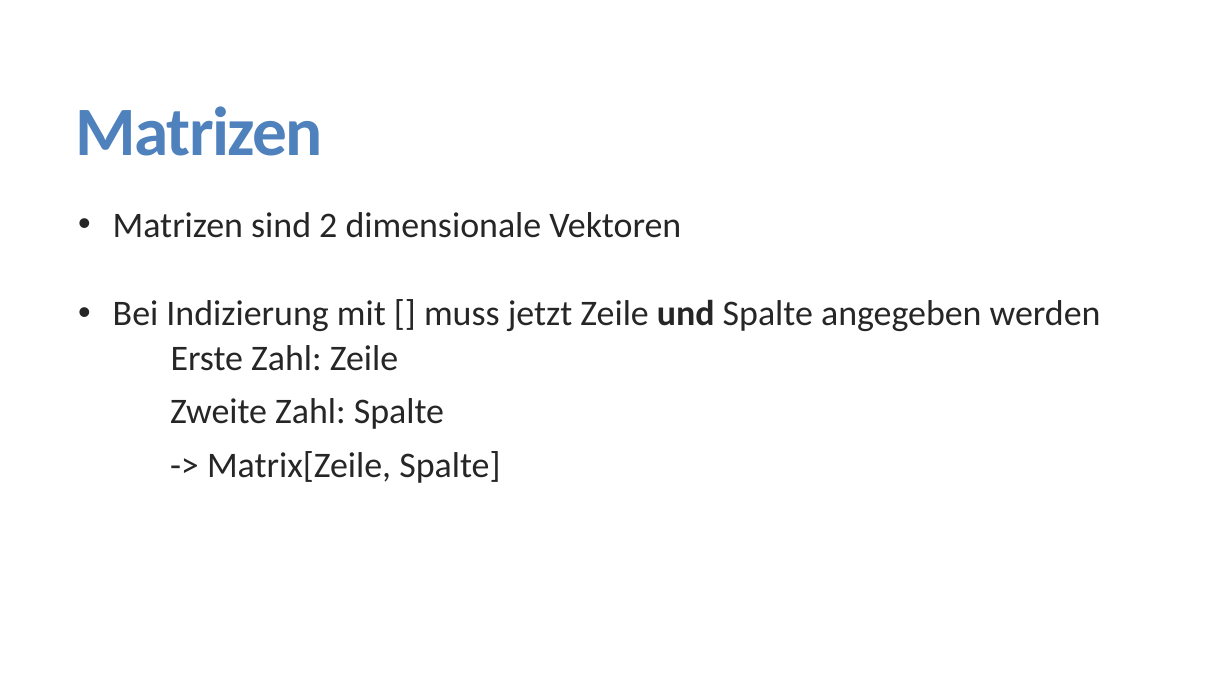
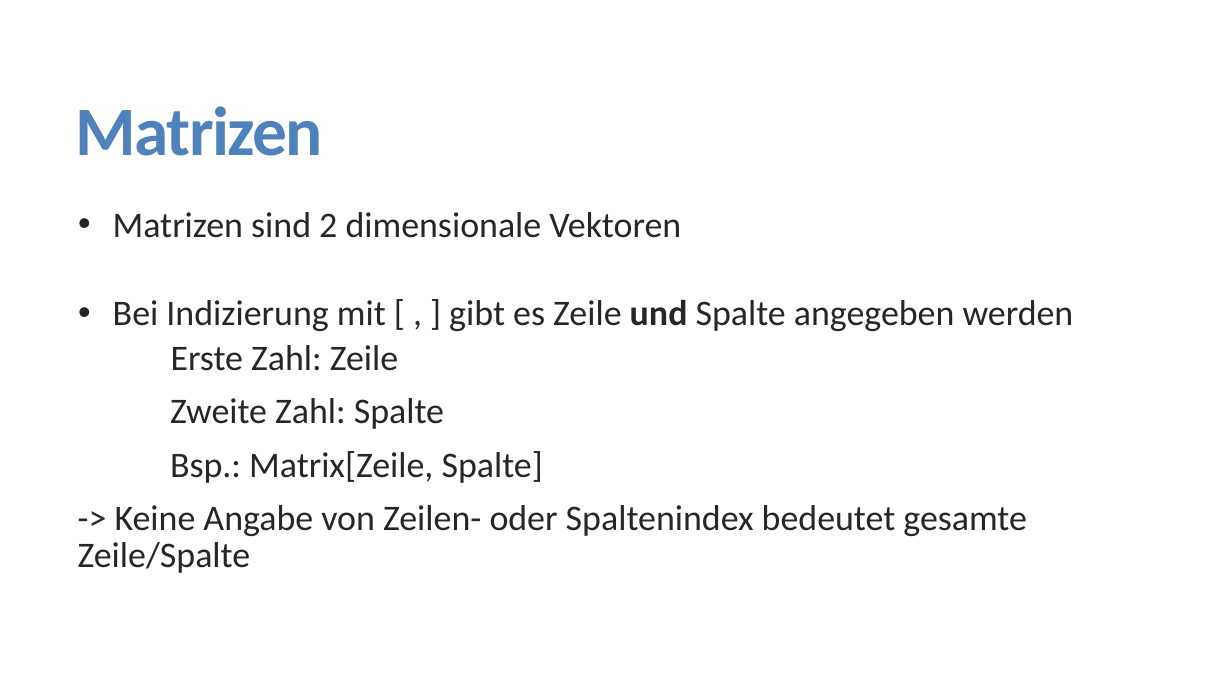
Before and after one commit to FlorianKeppeler/RKurs, a slide deck: slide 25 of Präsentationen/Einführung in R.pptx (slide 26 before the commit). Drawn at 1232x693 pixels with LibreOffice and Linux fonts; fonts in the diff are those of the drawing. Boxes give left, top, right and bottom in pixels: in the first picture for what was removed or moved away, otherwise in the second. Text is boxed around its words. In the diff, an @@ line names an element or a change of style, - is before the commit and + after.

```diff
--- a/Präsentationen/Einführung in R.pptx
+++ b/Präsentationen/Einführung in R.pptx
@@ text at bbox=[113, 299, 1074, 331]: text changed @@
-  • Bei Indizierung mit [] muss jetzt Zeile und Spalte angegeben werden
+  • Bei Indizierung mit [ , ] gibt es Zeile und Spalte angegeben werden
@@ text at bbox=[78, 451, 1027, 573]: text changed @@
--> Matrix[Zeile, Spalte]
+Bsp.: Matrix[Zeile, Spalte]
+-> Keine Angabe von Zeilen- oder Spaltenindex bedeutet gesamte Zeile/Spalte
```
Also in this commit, not shown: 4 other slides changed, 5 slides added, 12 other files.
